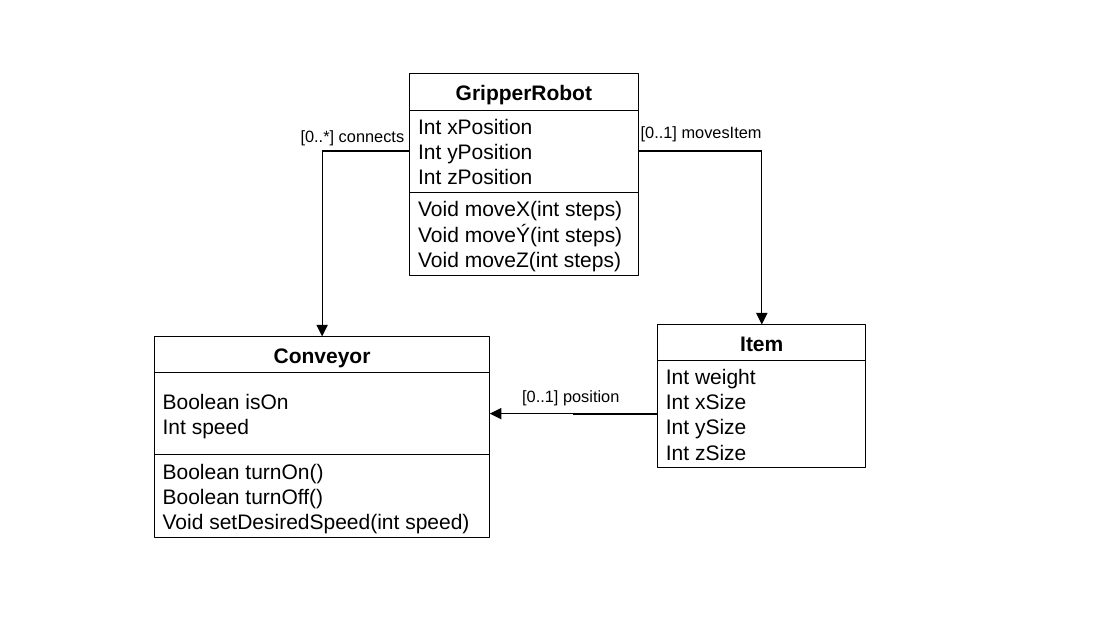
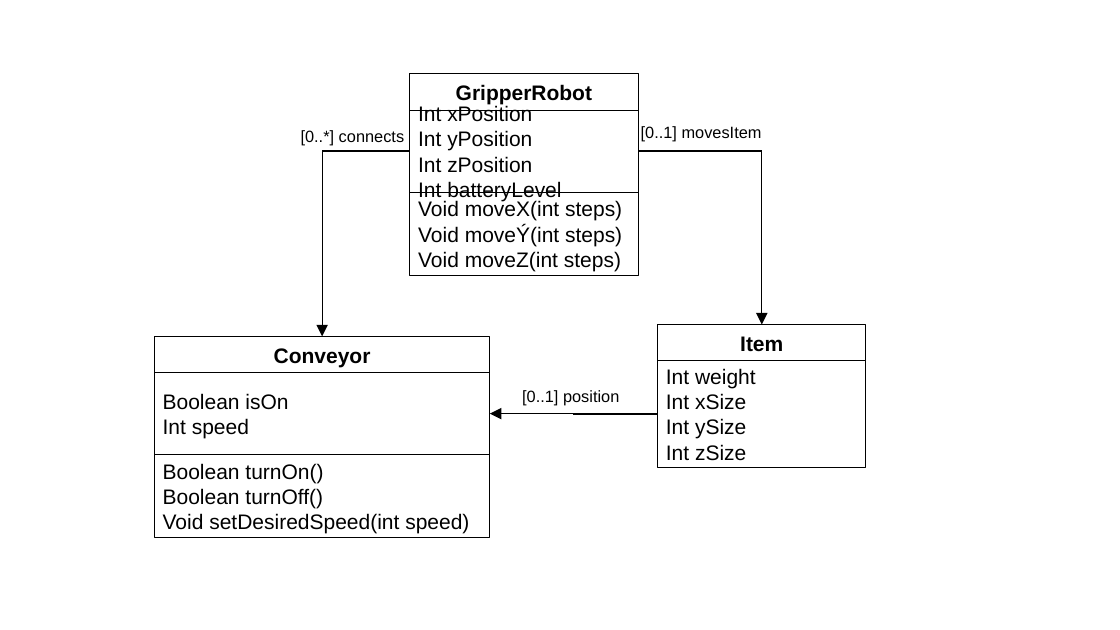
Before and after one commit to derlehner/dt_language_comparison, a slide deck: slide 5 of Figures.pptx. Drawn at 1120x630 pixels with LibreOffice and Linux fonts; fonts in the diff are those of the drawing. Boxes give left, top, right and bottom in pixels: in the first picture for what was removed or moved away, otherwise in the second. Text is boxed around its words. In the diff, an @@ line names an element or a change of style, - is before the commit and + after.

```diff
--- a/Figures.pptx
+++ b/Figures.pptx
@@ text in rectangle at (418,181,561,201): paragraph added @@
+Int batteryLevel
```
Also in this commit, not shown: 4 other files.
